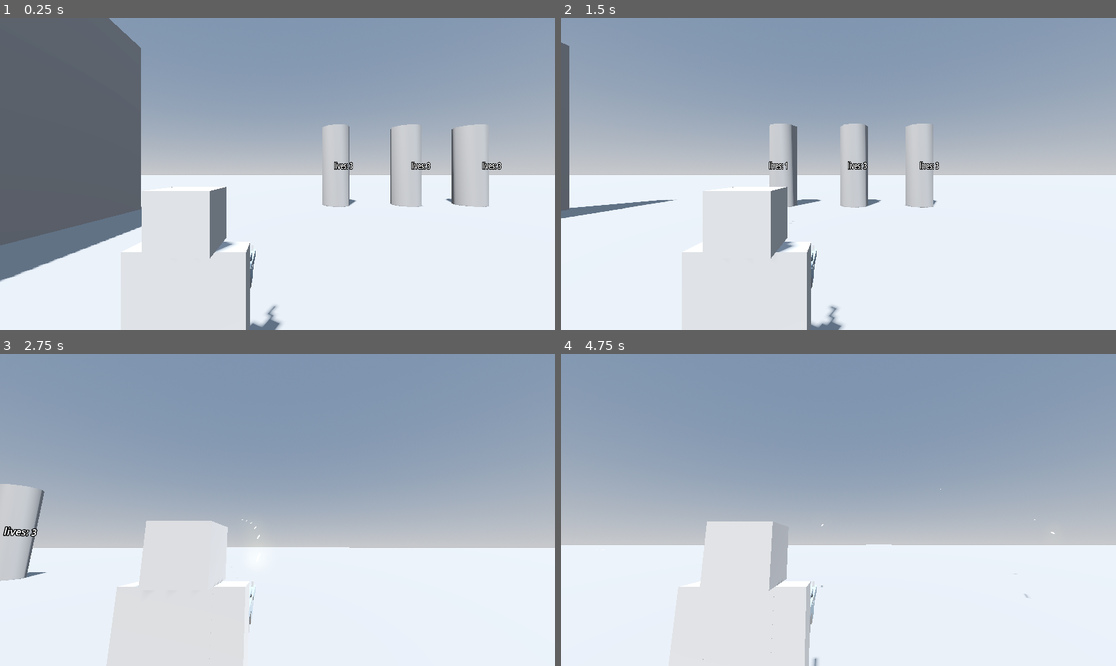
Above: before the commit, frames 1-4 (two rows, left to right).
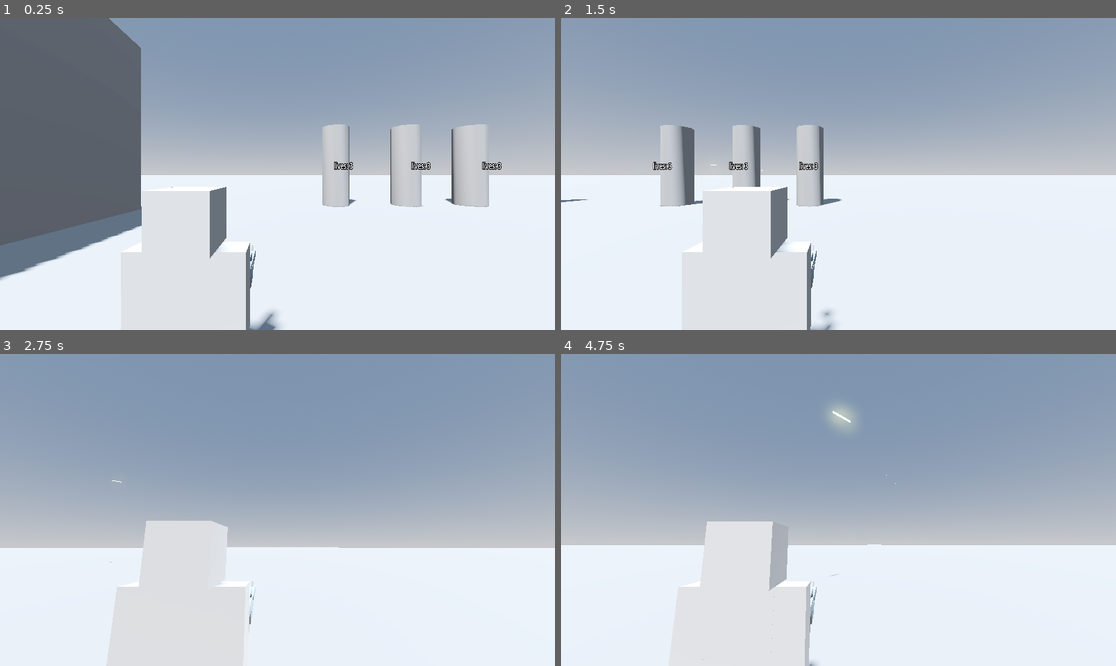
Above: after the commit, the same moments.

Repository: cheskya/ISCS3014-Project5
Game: Godot game, scene res://main.tscn
The game is run twice, just before and just after one commit, with the same random seed, the same clock (stepped at 60 frames per second) and the same inputs.
Inputs (mouse positions are in pixels of both pictures, inside the frame that each line leads up to):
- Up to frame 1 (0.25 s): no input
- Up to frame 2 (1.5 s): tap Enter at 0.5 s; move the mouse to (960, 158) at 0.52 s; hold D (move_right) 0.53-1.28 s; hold Space (shoot) 0.53-1.28 s; move the mouse to (727, 189) at 1.27 s; hold S (move_back) from 1.28 s (still down); click (727, 189) at 1.35 s
- Up to frame 3 (2.75 s): tap Space (shoot) at 1.55 s; move the mouse to (288, 503) at 2.02 s; release S (move_back) at 2.03 s; hold W (move_forward) from 2.03 s (still down); hold Space (shoot) from 2.03 s (still down)
- Up to frame 4 (4.75 s): keep holding W (move_forward); move the mouse to (832, 516) at 2.77 s; release Space (shoot) at 2.78 s; tap Space (shoot) at 2.85, 3.8, 4.25, 4.35 s; move the mouse to (877, 513) at 3.52 s; press the mouse at (877, 513) at 3.53 s; move the mouse to (794, 506) at 4.27 s; release the mouse at (794, 506) at 4.28 s

The runs differ from the first frame. In frame 1, 0.4% of the frame differs, in the area x 0-88%, y 34-100%; in frame 2, 7.1%, in the area x 0-69%, y 7-100%; in frame 3, 1.3%; in frame 4, 0.3%.

Commit message:
Add delay to gun shooting

Diff:
--- a/main.tscn
+++ b/main.tscn
@@ -18,6 +18,7 @@
 glow_enabled = true
 
 [node name="Main" type="Node3D"]
+transform = Transform3D(0.492073, 0, 0, 0, 0.492073, 0, 0, 0, 0.492073, 4.64734, 2.82208, 2.12163)
 script = ExtResource("1_d0lrq")
 
 [node name="WorldEnvironment" type="WorldEnvironment" parent="."]
@@ -50,11 +51,15 @@
 [node name="Wall" type="CSGBox3D" parent="Indestructibles"]
 transform = Transform3D(1, 0, 0, 0, 5.32, 0, 0, 0, 14.62, 10.2749, 4.2356, 0.238056)
 use_collision = true
+collision_layer = 18
+collision_mask = 5
 size = Vector3(1, 1.7085, 1.24023)
 
 [node name="Floor" type="CSGBox3D" parent="Indestructibles"]
 transform = Transform3D(34.1912, 0, 0, 0, 1.03465, 0, 0, 0, 34.1912, 0.5, 0.5, 0.240967)
 use_collision = true
+collision_layer = 18
+collision_mask = 5
 size = Vector3(26.7, 1, 24.9)
 
 [connection signal="enemy_killed" from="Enemies/Enemy" to="." method="_on_enemy_enemy_killed"]
--- a/scenes/player/bullet.tscn
+++ b/scenes/player/bullet.tscn
@@ -39,6 +39,8 @@
 
 [node name="RayCast3D" type="RayCast3D" parent="."]
 transform = Transform3D(0.06, 0, 0, 0, -0.05, -1.90255e-08, 0, 7.54979e-09, -0.126, -0.00279381, -0.00106352, 0.115784)
+visible = false
+enabled = false
 target_position = Vector3(0, 0, 1)
 collision_mask = 10
 
@@ -48,7 +50,6 @@
 
 [node name="GPUParticles3D" type="GPUParticles3D" parent="."]
 transform = Transform3D(1, 0, 0, 0, 1, 0, 0, 0, 1, 0.00451016, 0.0176702, -0.433911)
-visible = false
 emitting = false
 one_shot = true
 explosiveness = 1.0
--- a/scenes/player/player.gd
+++ b/scenes/player/player.gd
@@ -19,6 +19,9 @@
 @onready var _skin = %Body
 @onready var _gun_anim = $CameraPivot/Gun/AnimationPlayer
 @onready var _gun_barrel = $CameraPivot/Gun/RayCast3D
+@onready var _shoot_timer = $ShootTimer
+
+var is_shooting = false
 
 func _input(event: InputEvent) -> void:
 	if event.is_action_pressed("left_click"):
@@ -58,9 +61,16 @@
 	move_and_slide()
 
 	if Input.is_action_pressed("shoot"):
-		if !_gun_anim.is_playing():
+		if !is_shooting:
+			is_shooting = true
 			_gun_anim.play("shoot")
 			instance = bullet.instantiate()
 			instance.position = _gun_barrel.global_position
 			instance.transform.basis = _gun_barrel.global_transform.basis
+			_shoot_timer.start()
 			get_parent().add_child(instance)
+
+
+func _on_shoot_timer_timeout() -> void:
+	is_shooting = false
+	pass # Replace with function body.
--- a/scenes/player/player.tscn
+++ b/scenes/player/player.tscn
@@ -71,6 +71,9 @@
 unique_name_in_owner = true
 transform = Transform3D(-1, 0, -1.19209e-07, 0, 1, 0, 1.19209e-07, 0, -1, -0.6, 0.3, -1.4)
 
+[node name="RayCast3D" type="RayCast3D" parent="CameraPivot/Camera3D"]
+target_position = Vector3(0, 0, -1)
+
 [node name="Gun" parent="CameraPivot" instance=ExtResource("3_1l62a")]
 transform = Transform3D(1.27522, 0, 0, 0, 1.106, 0, 0, 0, 1.45214, -0.326, -0.75, 0.46)
 
@@ -90,3 +93,8 @@
 [node name="CollisionShape3D" type="CollisionShape3D" parent="."]
 transform = Transform3D(1, 0, 0, 0, 0.999004, 0.0446133, 0, -0.0446133, 0.999004, 0, 0.790965, 0)
 shape = SubResource("CapsuleShape3D_6bw2b")
+
+[node name="ShootTimer" type="Timer" parent="."]
+wait_time = 0.5
+
+[connection signal="timeout" from="ShootTimer" to="." method="_on_shoot_timer_timeout"]
